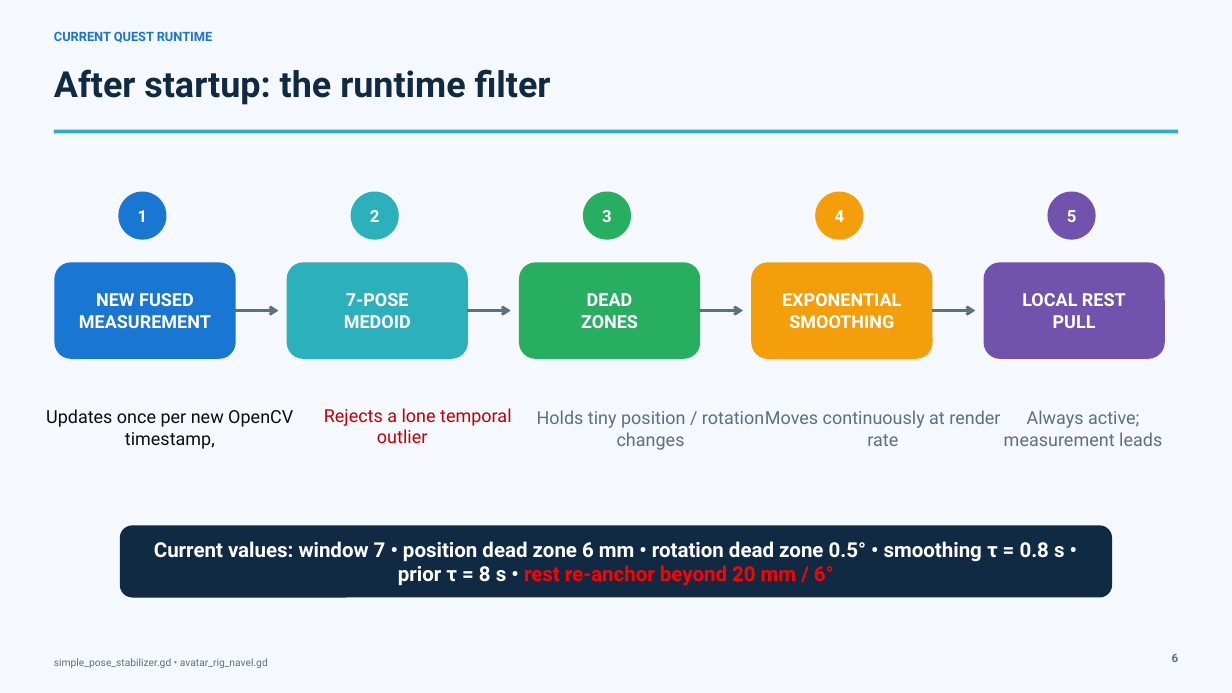
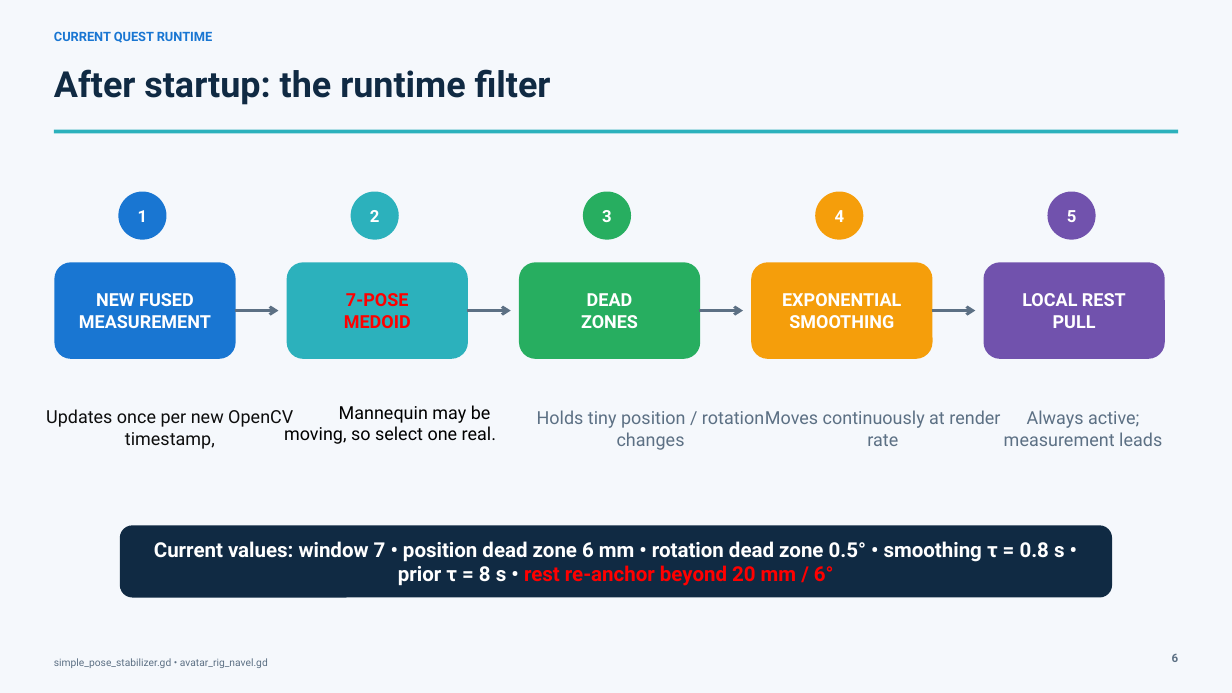
Before and after one commit to ardrabauldwin/quest-aruco-avatar, a slide deck: slide 5 of docs/Quest_Avatar_Placement_Algorithm_NaReT_Updated.pptx. Drawn at 1232x693 pixels with LibreOffice and Linux fonts; fonts in the diff are those of the drawing. Boxes give left, top, right and bottom in pixels: in the first picture for what was removed or moved away, otherwise in the second. Text is boxed around its words. In the diff, an @@ line names an element or a change of style, - is before the commit and + after.

```diff
--- a/docs/Quest_Avatar_Placement_Algorithm_NaReT_Updated.pptx
+++ b/docs/Quest_Avatar_Placement_Algorithm_NaReT_Updated.pptx
@@ rounded rectangle "7-POSE MEDOID" at <box>287,263,467,359</box>: text colour #FFFFFF to #FF0000 @@
@@ text at <box>284,405,496,444</box>: text changed; text colour #C00000 to #000000 @@
-Rejects a lone temporal outlier
+Mannequin may be moving, so select one real.
```
Also in this commit, not shown: 1 slide added, 3 slides removed, 6 other files.
